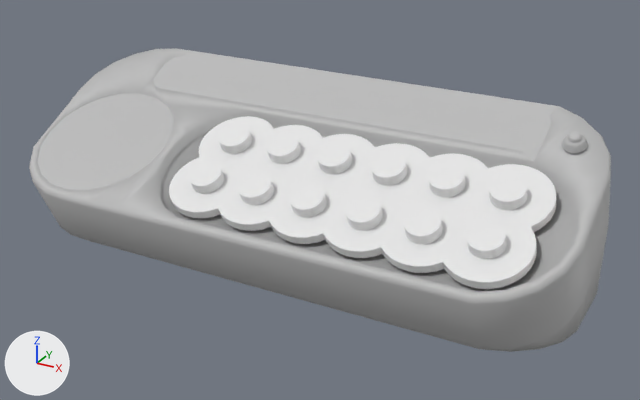
The FBX model Assets/05_Models/Props/PuzzleClock.fbx, before and after one commit.
The view is the same before and after, from a 50 mm lens placed at (0.299, -0.328, 0.168), pointed at (0.111, 0.014, -0.003). Every picture has the same lights, and +X, +Y and +Z are marked at lower left. Where no turn or scale is listed for an object, it has been applied to the vertices. Vertices at the same position are counted once.
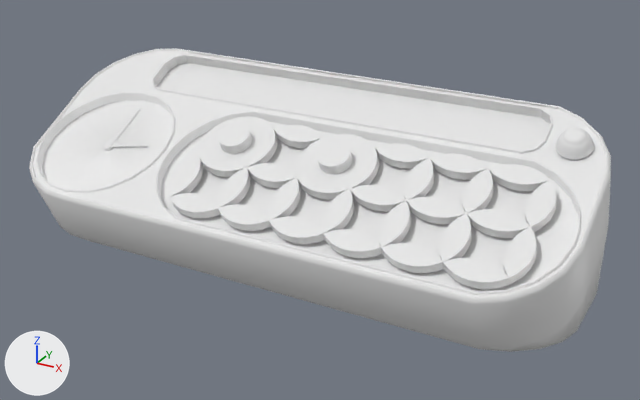
Location of each change, (x1, y1, x2, y2) in pixels of the pictures (640 x 400 px):
'GlassTop', deleted
    before: (153, 55, 551, 151)
'AlaramClockGlass', deleted
    before: (38, 93, 173, 190)
'Cylinder.027', deleted
    before: (444, 214, 527, 277)
'Cylinder.023', deleted
    before: (383, 202, 464, 260)
'Cylinder.029', deleted
    before: (468, 170, 547, 226)
'Cylinder.019', deleted
    before: (325, 189, 405, 246)
'Cylinder.025', deleted
    before: (409, 160, 486, 212)
'Cylinder.015', deleted
    before: (271, 178, 349, 232)
'Cylinder.021', deleted
    before: (353, 148, 428, 199)
'Cylinder.004', deleted
    before: (219, 168, 295, 220)
'Cylinder.014', deleted
    before: (172, 159, 246, 207)
'Cylinder.012', deleted
    before: (248, 130, 319, 177)
'Button', added
    after: (562, 127, 588, 145)
part 1 of me_alarmclock_006, built on
    after: (102, 140, 149, 150)
part 3 of me_alarmclock_005, built on
    after: (102, 109, 140, 151)
part 5 of me_alarmclock, rebuilt
    before: (562, 131, 588, 153)
    after: (556, 130, 594, 160)
part 6 of me_alarmclock, built on
    before: (30, 48, 601, 298)
    after: (30, 48, 608, 298)

The change, as a diff of the scene's bpy script:
```diff
--- a/Assets/05_Models/Props/PuzzleClock.fbx.py
+++ b/Assets/05_Models/Props/PuzzleClock.fbx.py
@@ me_alarmclock @@
 # used by ob_alarmclock; location = (0.0995, 0.0239, -0.002); rotation_euler = (-1.047, 0.0, 0.0), in degrees (-60, 0, 0)
-me_alarmclock.from_pydata(...)  # 667 vertices, 646 faces; spans x -0.141..0.142, y -0.035..0.049, z -0.062..0.056
-me_alarmclock.materials.append(mat_clock)  # grey #bcbcbc
+me_alarmclock.from_pydata(...)  # 739 vertices, 697 faces; spans x -0.141..0.142, y -0.035..0.049, z -0.062..0.056
+# me_alarmclock part 5: the loose piece of 220 vertices spanning x 0.118..0.129, y -0.035..-0.029, z 0.025..0.036 is rebuilt with 120 vertices and now spans x 0.116..0.131, y -0.034..-0.027, z 0.023..0.038, in mat_lego (white #e7e7e7)
+# me_alarmclock part 6: 18 vertices moved within x -0.136..0.135, y -0.035..-0.027, z -0.058..0.051; 4 vertices removed from x 0.105..0.109, y -0.029..-0.023, z 0.023..0.028; 176 vertices added at x -0.138..0.139, y -0.035..-0.026, z -0.058..0.053
 me_alarmclock.materials.append(mat_lego)
@@ me_alarmclock_006 @@
 # used by ob_hhand; parent = ob_alarmclock; location = (-0.0995, -0.0272, -0.0193); rotation_euler = (-1.571, 1.484, -1.571), in degrees (-90, 85, -90)
-me_alarmclock_006.from_pydata(...)  # 14 vertices, 13 faces; spans x -0.0008..0.001, y -0.0012..0.0, z 0.0..0.0194
+me_alarmclock_006.from_pydata(...)  # 50 vertices, 39 faces; spans x -0.0036..0.0036, y -0.0012..-0.0001, z -0.0036..0.0252
+# me_alarmclock_006 part 1: the whole mesh is rebuilt
+# me_alarmclock_006 part 2: the surface is now shaded smooth
 me_alarmclock_006.materials.append(mat_lego)
@@ me_alarmclock_005 @@
 # used by ob_mhand; parent = ob_alarmclock; location = (-0.0995, -0.0272, -0.0193); rotation_euler = (-0.0873, 0.0, 0.0), in degrees (-5, 0, 0)
-me_alarmclock_005.from_pydata(...)  # 14 vertices, 13 faces; spans x -0.001..0.0013, y -0.0012..0.0, z 0.0..0.0271
+me_alarmclock_005.from_pydata(...)  # 50 vertices, 39 faces; spans x -0.0036..0.0036, y -0.0012..0.0, z -0.0036..0.0282
+# me_alarmclock_005 part 3: the whole mesh is rebuilt
+# me_alarmclock_005 part 4: the surface is now shaded smooth
 me_alarmclock_005.materials.append(mat_lego)
@@ ob_cylinder_015 @@
-ob_cylinder_015 = bpy.data.objects.new('Cylinder.015', me_cylinder_062)
@@ ob_cylinder_023 @@
-ob_cylinder_023 = bpy.data.objects.new('Cylinder.023', me_cylinder_070)
@@ ob_cylinder_027 @@
-ob_cylinder_027 = bpy.data.objects.new('Cylinder.027', me_cylinder_074)
@@ ob_cylinder_021 @@
-ob_cylinder_021 = bpy.data.objects.new('Cylinder.021', me_cylinder_068)
@@ ob_alaramclockglass @@
-ob_alaramclockglass = bpy.data.objects.new('AlaramClockGlass', me_glass)
@@ ob_glasstop @@
-ob_glasstop = bpy.data.objects.new('GlassTop', me_alarmclock_002)
@@ ob_cylinder_014 @@
-ob_cylinder_014 = bpy.data.objects.new('Cylinder.014', me_cylinder_037)
@@ ob_cylinder_012 @@
-ob_cylinder_012 = bpy.data.objects.new('Cylinder.012', me_cylinder_060)
@@ ob_cylinder_004 @@
-ob_cylinder_004 = bpy.data.objects.new('Cylinder.004', me_cylinder_058)
@@ ob_cylinder_019 @@
-ob_cylinder_019 = bpy.data.objects.new('Cylinder.019', me_cylinder_066)
@@ ob_cylinder_029 @@
-ob_cylinder_029 = bpy.data.objects.new('Cylinder.029', me_cylinder_076)
@@ ob_cylinder_025 @@
-ob_cylinder_025 = bpy.data.objects.new('Cylinder.025', me_cylinder_072)
@@ ob_button @@
+ob_button = bpy.data.objects.new('Button', me_alarmclock_003)  # 121 vertices, 120 faces; spans x 0.11812..0.12893, y 0.00512..0.01534, z 0.04102..0.04781; in mat_lego (white #e7e7e7)
+ob_button.location = (0.0995, 0.0239, -0.002)
```
